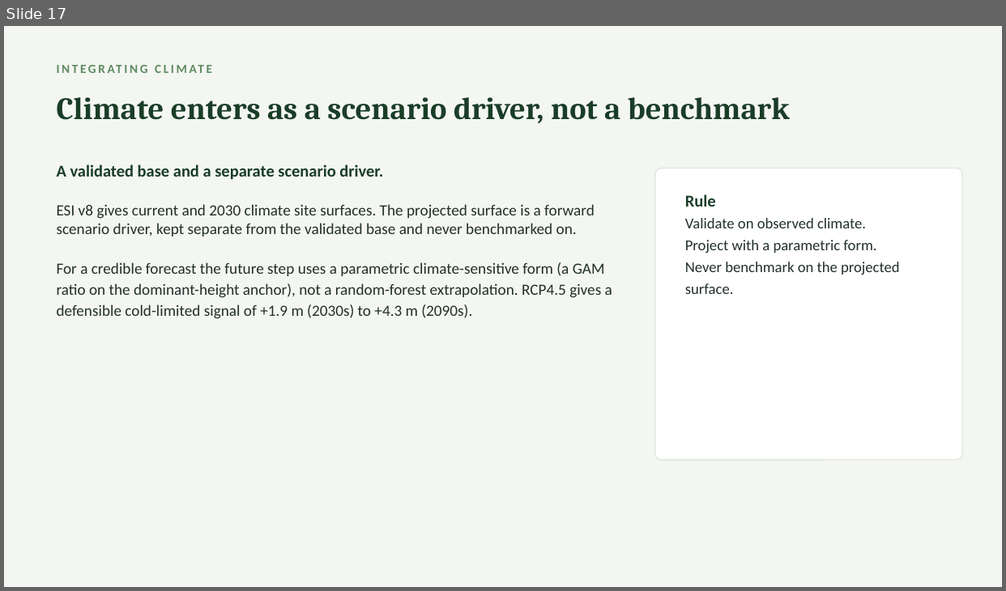
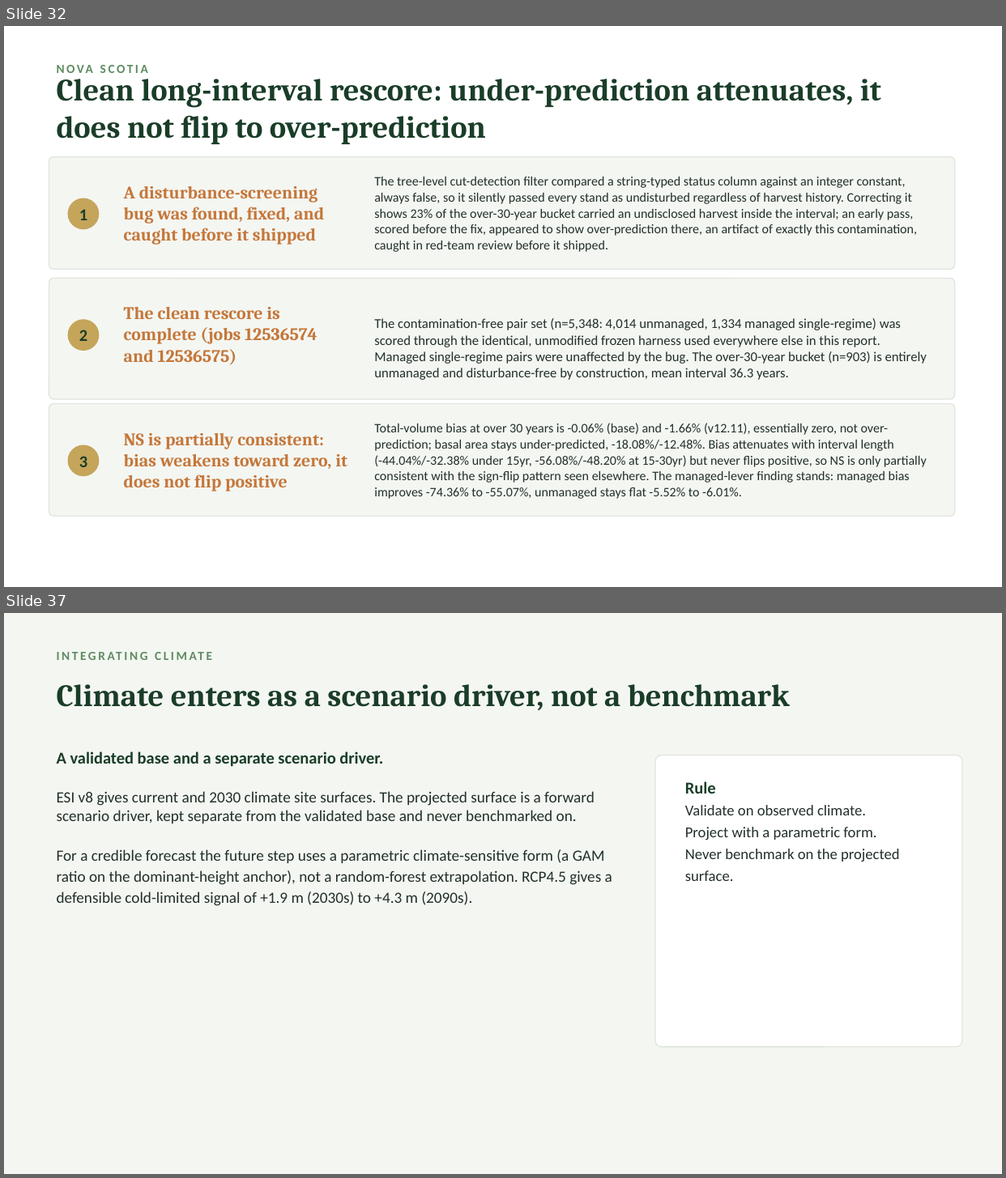
Before and after one commit to holoros/fvs-acd, a slide deck: FVS-ACD_Hennigar_Aug2026.pptx. Shown one above the other, each under a label of ours: slide 17 before the commit, slides 32 and 37 after it; the slides between them are not shown. The pictures are 1006x591 and 1006x1178 pixels, drawn with LibreOffice and Linux fonts; fonts in the diff are those of the drawing. Boxes give left, top, right and bottom in pixels: in the first picture for what was removed or moved away, otherwise in the second. Text is boxed around its words. In the diff, an @@ line names an element or a change of style, - is before the commit and + after.

Commit message:
v12.11 candidate: GTR, benchmark report, Hennigar deck, data-sharing one-pager, and figures
The 23 July deliverable set for the 18 August 2026 NRCan CFS Acadian
growth and yield meeting in Fredericton, none of which was under version
control until now.

  FVS-ACD_variant_overview_GTR_v1211 in md, docx and pdf. The v12.11
  variant overview GTR, built from the 20260629 draft source, which is
  updated in this commit to match.

  FVS-ACD_v12.11_benchmark_report in md, docx and pdf. The multi-source
  benchmark for the candidate.

  FVS-ACD_Hennigar_Aug2026.pptx and its pdf, refreshed with the Nova
  Scotia OSM scoring and the red-team reframes.

  FVS-ACD_Acadian_datasharing_onepager_20260723.docx for the meeting.

  Twenty figures backing the reports and the deck, covering the long
  interval volume diagnosis, the maturity gradient, the multi-source
  scorecard, the fig17 decomposition, forest-group bias and RMSE, the
  benchmark footprint with the Maine inset, sample sizes, the determinant
  scorecard, the overall ranking, and the long-term Bakuzis check.

  results/data_maps holds the aggregated stand counts by province and by
  forest type behind the footprint map, with provenance. Counts only, no
  plot coordinates.

The v12.10.1 benchmark report md and docx are also refreshed here so the
frozen baseline and the candidate report read consistently. The v12.10.1
engine and its tag v12.10.1-frozen-aug2026 are untouched.

```diff
--- a/FVS-ACD_Hennigar_Aug2026.pptx
+++ b/FVS-ACD_Hennigar_Aug2026.pptx
@@ slide 32 added at (4, 26, 1002, 587), background #FFFFFF @@
@@ text added at (49, 58, 955, 80), 12 pt, text #5E8C61, bold @@
+NOVA SCOTIA
@@ text added at (57, 72, 881, 144), 30 pt, text #1A3D28, bold @@
+Clean long-interval rescore: under-prediction attenuates, it does not flip to over-prediction
@@ rounded rectangle added at (49, 157, 955, 269), fill #F4F6F2, outline #E0E6DD 1 pt @@
@@ text added at (124, 186, 324, 245), 17 pt, text #C5773A, bold @@
+A disturbance-screening bug was found, fixed, and caught before it shipped
@@ text added at (374, 177, 917, 252), 12.5 pt, text #22302A @@
+The tree-level cut-detection filter compared a string-typed status column against an integer constant, always false, so it silently passed every stand as undisturbed regardless of harvest history. Correcting it shows 23% of the over-30-year bucket carried an undisclosed harvest inside the interval; an early pass, scored before the fix, appeared to show over-prediction there, an artifact of exactly this contamination, caught in red-team review before it shipped.
@@ ellipse added at (68, 199, 99, 229), fill #C5A55A @@
@@ text added at (79, 209, 87, 220), 16 pt, text #1A3D28, bold @@
+1
@@ rounded rectangle added at (49, 278, 955, 399), fill #F4F6F2, outline #E0E6DD 1 pt @@
@@ text added at (124, 307, 317, 365), 17 pt, text #C5773A, bold @@
+The clean rescore is complete (jobs 12536574 and 12536575)
@@ ellipse added at (68, 319, 99, 351), fill #C5A55A @@
@@ text added at (79, 330, 87, 341), 16 pt, text #1A3D28, bold @@
+2
@@ text added at (374, 318, 927, 380), 13 pt, text #22302A @@
+The contamination-free pair set (n=5,348: 4,014 unmanaged, 1,334 managed single-regime) was scored through the identical, unmodified frozen harness used everywhere else in this report. Managed single-regime pairs were unaffected by the bug. The over-30-year bucket (n=903) is entirely unmanaged and disturbance-free by construction, mean interval 36.3 years.
@@ rounded rectangle added at (49, 404, 955, 516), fill #F4F6F2, outline #E0E6DD 1 pt @@
@@ text added at (124, 433, 347, 492), 17 pt, text #C5773A, bold @@
+NS is partially consistent: bias weakens toward zero, it does not flip positive
@@ text added at (374, 423, 927, 499), 12.5 pt, text #22302A @@
+Total-volume bias at over 30 years is -0.06% (base) and -1.66% (v12.11), essentially zero, not over-prediction; basal area stays under-predicted, -18.08%/-12.48%. Bias attenuates with interval length (-44.04%/-32.38% under 15yr, -56.08%/-48.20% at 15-30yr) but never flips positive, so NS is only partially consistent with the sign-flip pattern seen elsewhere. The managed-lever finding stands: managed bias improves -74.36% to -55.07%, unmanaged stays flat -5.52% to -6.01%.
@@ ellipse added at (68, 446, 99, 476), fill #C5A55A @@
@@ text added at (79, 456, 87, 467), 16 pt, text #1A3D28, bold @@
+3
@@ what was slide 17 is now slide 37 @@
```
Also in this commit, not shown: 12 slides changed, 21 other slides added, 2 slides removed, 33 other files.
